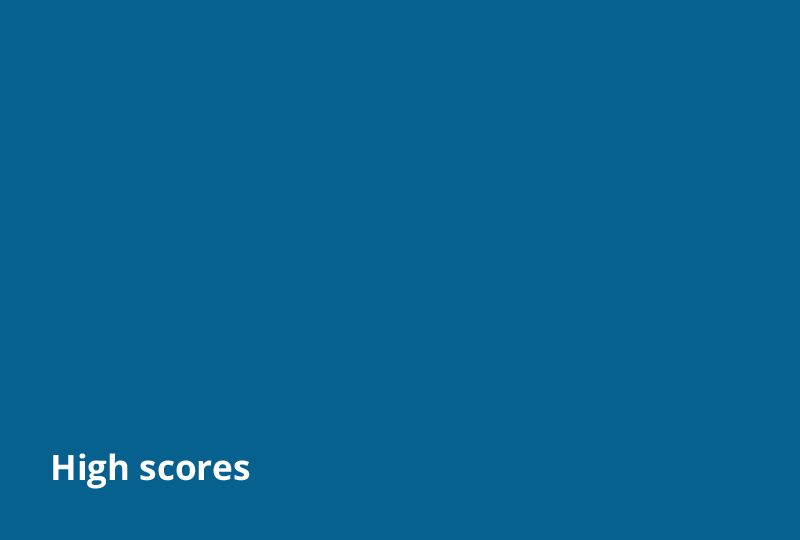
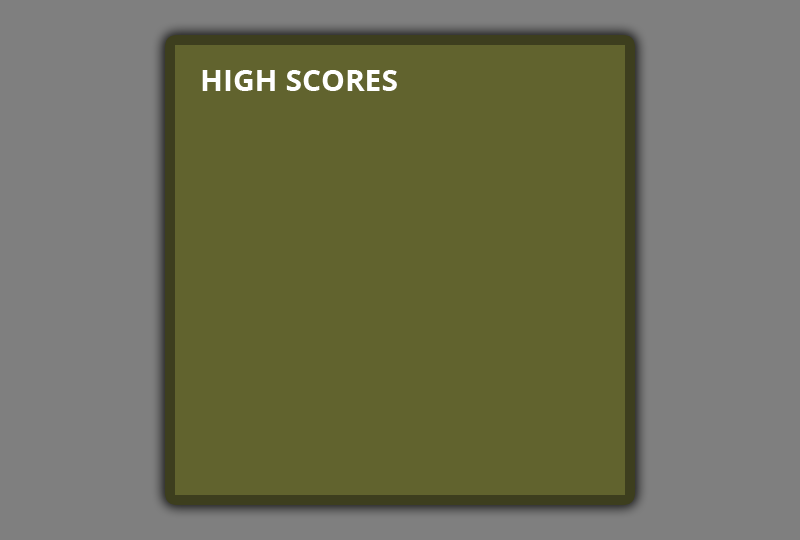
Revision of a layered 800x540 image; what changed, layer by layer:
removed layer "High scores" over [53, 453, 250, 489]
added layer "HIGH SCORES" above "Shape 1" over [202, 70, 397, 91]
renamed "Background" to "Layer 1", opacity 100% → 50%, painted on it over [0, 0, 800, 540]
